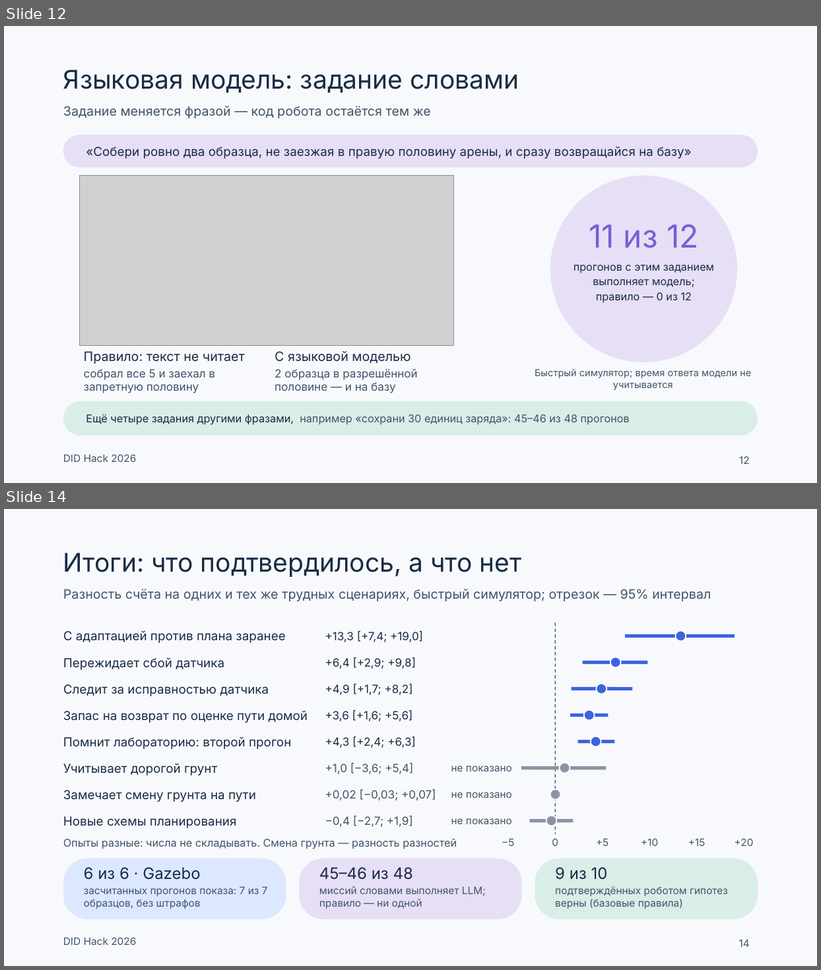
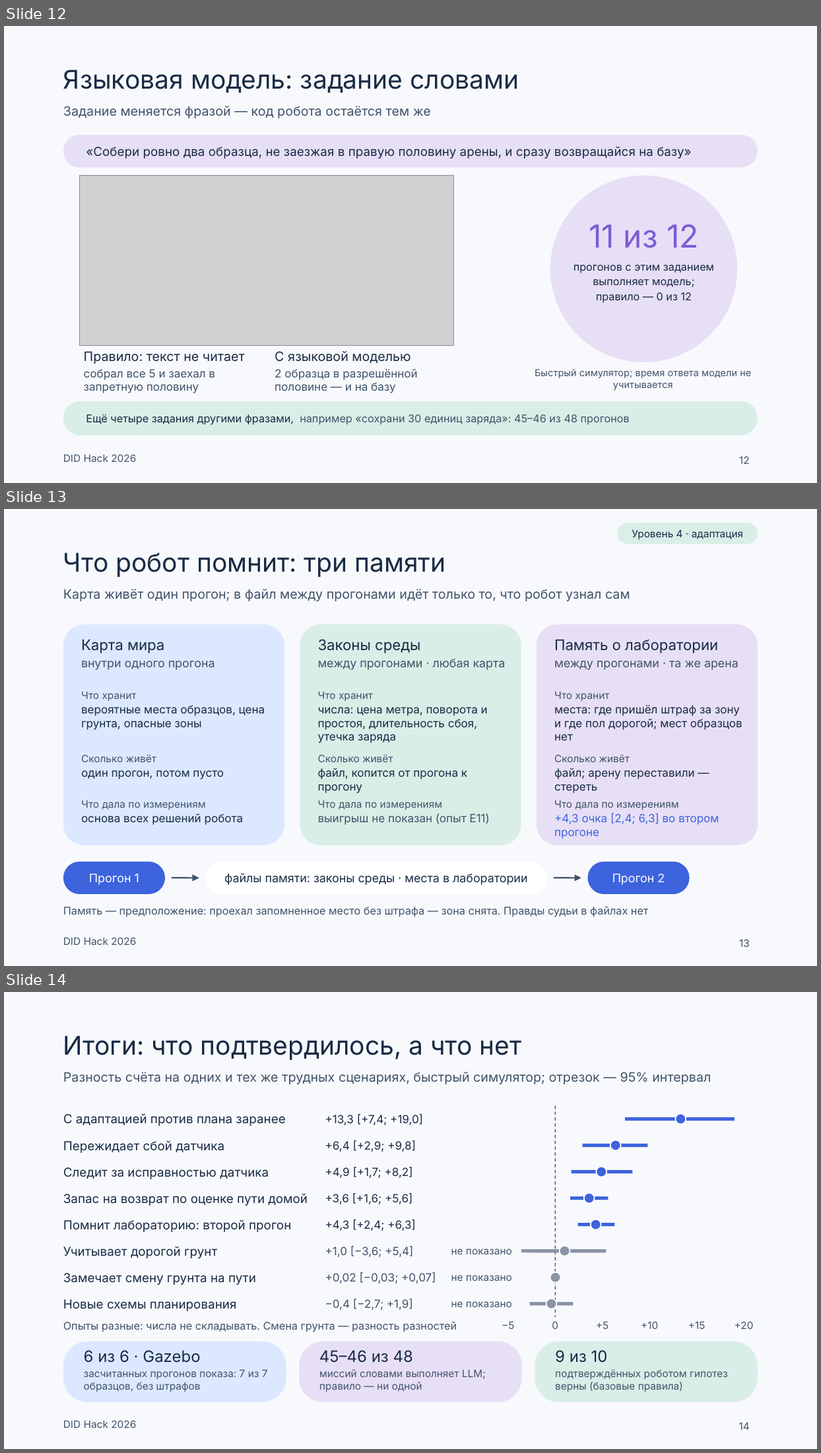
Before and after one commit to Mput13/did-hack, a slide deck: presentation/team/DID_final.pptx. Shown one above the other, each under a label of ours: slides 12 and 14 before the commit, slides 12, 13 and 14 after it; the slides between them are not shown. The pictures are 821x970 and 821x1453 pixels, drawn with LibreOffice and Linux fonts; fonts in the diff are those of the drawing; grey boxes stand for pictures. Boxes give left, top, right and bottom in pixels: in the first picture for what was removed or moved away, otherwise in the second. Text is boxed around its words. In the diff, an @@ line names an element or a change of style, - is before the commit and + after.

```diff
--- a/presentation/team/DID_final.pptx
+++ b/presentation/team/DID_final.pptx
@@ slide 13 added at <box>4,509,817,966</box>, background #F8F9FC; not listed: 1 template element that a slide beside it also shows @@
@@ rounded rectangle added at <box>617,523,758,544</box>, fill #D9EEE7, 9 pt, text #182B45 @@
+Уровень 4 · адаптация
@@ title added at <box>63,553,446,577</box>, 22.8 pt, text #182B45 @@
+Что робот помнит: три памяти
@@ text added at <box>63,589,630,601</box>, 11.5 pt, text #40536B @@
+Карта живёт один прогон; в файл между прогонами идёт только то, что робот узнал сам
@@ rounded rectangle added at <box>63,625,284,846</box>, fill #DCE8FF @@
@@ rounded rectangle added at <box>300,625,521,846</box>, fill #D9EEE7 @@
@@ rounded rectangle added at <box>537,625,758,846</box>, fill #E7DFF6 @@
@@ text added at <box>81,640,215,670</box>, 10.5 pt, text #40536B @@
+Карта мира
+внутри одного прогона
@@ text added at <box>318,639,506,670</box>, 10.5 pt, text #40536B @@
+Законы среды
+между прогонами · любая карта
@@ text added at <box>554,640,739,670</box>, 10.5 pt, text #40536B @@
+Память о лаборатории
+между прогонами · та же арена
@@ text added at <box>81,692,265,730</box>, 10 pt, text #182B45 @@
+Что хранит
+вероятные места образцов, цена грунта, опасные зоны
@@ text added at <box>318,692,488,743</box>, 10 pt, text #182B45 @@
+Что хранит
+числа: цена метра, поворота и простоя, длительность сбоя, утечка заряда
@@ text added at <box>554,692,743,741</box>, 10 pt, text #182B45 @@
+Что хранит
+места: где пришёл штраф за зону и где пол дорогой; мест образцов нет
@@ text added at <box>81,755,224,780</box>, 10 pt, text #182B45 @@
+Сколько живёт
+один прогон, потом пусто
@@ text added at <box>318,755,467,793</box>, 10 pt, text #182B45 @@
+Сколько живёт
+файл, копится от прогона к прогону
@@ text added at <box>554,755,694,793</box>, 10 pt, text #182B45 @@
+Сколько живёт
+файл; арену переставили — стереть
@@ text added at <box>81,801,244,825</box>, 10 pt, text #182B45 @@
+Что дала по измерениям
+основа всех решений робота
@@ text added at <box>318,801,489,825</box>, 10 pt, text #40536B @@
+Что дала по измерениям
+выигрыш не показан (опыт E11)
@@ text added at <box>554,801,719,839</box>, 10 pt, text #3D63DD @@
+Что дала по измерениям
++4,3 очка [2,4; 6,3] во втором прогоне
@@ rounded rectangle added at <box>63,862,165,894</box>, fill #3D63DD, 10.5 pt, text #FFFFFF @@
+Прогон 1
@@ rounded rectangle added at <box>206,862,547,894</box>, fill #FFFFFF, 10.5 pt, text #182B45 @@
+файлы памяти: законы среды · места в лаборатории
@@ rounded rectangle added at <box>588,862,690,894</box>, fill #3D63DD, 10.5 pt, text #FFFFFF @@
+Прогон 2
@@ arrow added from (172, 878) to (199, 878), #40536B 1.25 pt @@
@@ arrow added from (554, 878) to (582, 878), #40536B 1.25 pt @@
@@ text added at <box>63,906,649,918</box>, 9.5 pt, text #40536B @@
+Память — предположение: проехал запомненное место без штрафа — зона снята. Правды судьи в файлах нет
@@ page number added at <box>739,939,750,947</box>, 9 pt, text #40536B @@
+13
```
Also in this commit, not shown: 1 slide changed, 1 slide removed, 10 other files.
